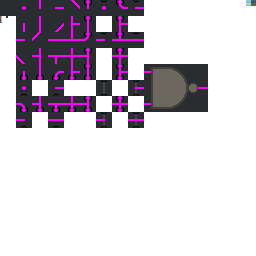
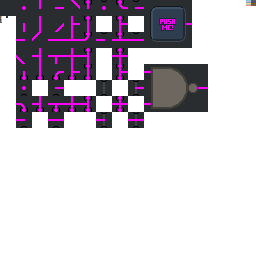
The second 256 × 256 image is a revision of the first. Changes to its layers:
added layer "Button" above "tiles.png" over [144, 0, 192, 48]
